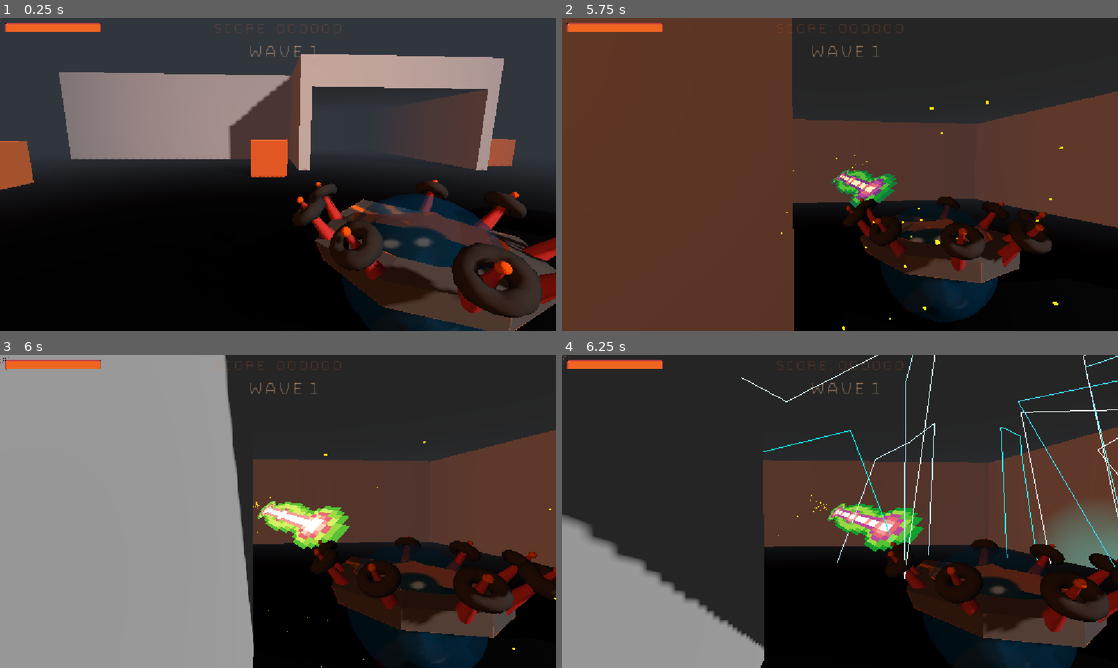
Above: before the commit, frames 1-4 (two rows, left to right).
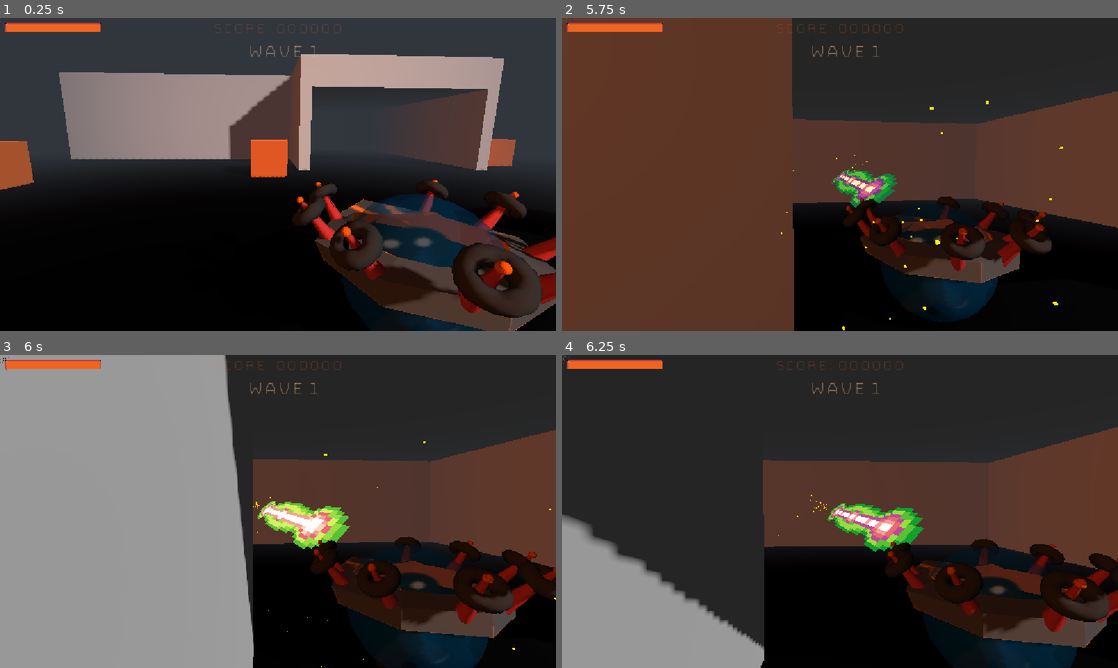
Above: after the commit, the same moments.

Repository: Gamkedo/terminus-2k28
Game: Godot game, scene res://Scenes - Levels/areaImmersive.tscn
Two runs of this game, one before a commit and one after it. Both use one fixed random seed, a clock stepped at 60 frames per second and the inputs below. This scene is started directly instead of the project's main scene.
Inputs (mouse positions are in pixels of both pictures, inside the frame that each line leads up to):
- Up to frame 1 (0.25 s): no input
- Up to frame 2 (5.75 s): move the mouse to (867, 174) at 0.52 s; press the mouse at (867, 174) at 0.53 s; hold W (walk_up) from 0.53 s (still down); move the mouse to (812, 174) at 1.27 s; release the mouse at (812, 174) at 1.28 s; click (812, 174) at 1.35 s; move the mouse to (851, 168) at 2.02 s; hold X (toggle_mouse_capture) 2.03-2.78 s; click (851, 168) at 2.3 s; move the mouse to (834, 180) at 2.77 s; tap 0 (weapon0) at 2.85 s; click (834, 180) at 3.05 s; move the mouse to (878, 177) at 3.52 s; hold 1 (weapon1) 3.53-4.28 s; click (878, 177) at 3.8 s; move the mouse to (795, 171) at 4.27 s; tap 2 (weapon2) at 4.35 s; click (795, 171) at 4.55 s; move the mouse to (845, 174) at 5.02 s; hold 3 (weapon3) from 5.03 s (still down); click (845, 174) at 5.3 s
- Up to frame 3 (6 s): move the mouse to (255, 505) at 5.77 s; release W (walk_up) at 5.78 s; release 3 (weapon3) at 5.78 s; hold D (walk_right) from 5.78 s (still down); tap 4 (weapon4) at 5.85 s
- Up to frame 4 (6.25 s): keep holding D (walk_right); click (817, 505) at 6.05 s

Frames 1-3 are identical in both runs. In frame 4, 3.0% of the frame differs, in the area x 32-100%, y 0-72%.

Commit message:
feat: lightning bolt pooling and faking lightning, removed particles

Diff:
--- a/Scenes - Objects/lightning_bolt.tscn
+++ b/Scenes - Objects/lightning_bolt.tscn
@@ -2,10 +2,18 @@
 
 [ext_resource type="Script" uid="uid://df7uqxych4mqb" path="res://Scripts/gameplay/projectiles/lightning_bolt.gd" id="1_62pvi"]
 [ext_resource type="Script" uid="uid://dk0t68rm77cxi" path="res://Scripts/gameplay/damage_component.gd" id="2_toacn"]
-[ext_resource type="PackedScene" uid="uid://bsgkbj2irnxuh" path="res://Scenes - Particles/lightning_particles_3d.tscn" id="3_ybqwe"]
 
 [sub_resource type="SphereShape3D" id="SphereShape3D_8jg5c"]
 radius = 3.5
+
+[sub_resource type="Gradient" id="Gradient_toacn"]
+colors = PackedColorArray(0.23529412, 1, 1, 0.60784316, 0, 0, 0.41568628, 0)
+
+[sub_resource type="GradientTexture2D" id="GradientTexture2D_ybqwe"]
+gradient = SubResource("Gradient_toacn")
+fill = 1
+fill_from = Vector2(0.5, 0.5)
+fill_to = Vector2(0.7, 0.93)
 
 [node name="Node3D" type="Area3D" unique_id=1676042793]
 collision_layer = 4
@@ -16,15 +24,13 @@
 [node name="CollisionShape3D" type="CollisionShape3D" parent="." unique_id=1132591130]
 shape = SubResource("SphereShape3D_8jg5c")
 
-[node name="Light" type="OmniLight3D" parent="." unique_id=980426912]
-light_color = Color(0, 1, 1, 1)
-shadow_enabled = true
-
 [node name="DamageComponent" type="Node" parent="." unique_id=1488326728]
 script = ExtResource("2_toacn")
 metadata/_custom_type_script = "uid://dk0t68rm77cxi"
 
-[node name="CPUParticles3D" parent="." unique_id=118062217 instance=ExtResource("3_ybqwe")]
+[node name="LightFake" type="Sprite3D" parent="." unique_id=2085980210]
+transform = Transform3D(10, 0, 0, 0, -4.371139e-07, -10, 0, 10, -4.371139e-07, 0, 0, 0)
+texture = SubResource("GradientTexture2D_ybqwe")
 
 [connection signal="area_entered" from="." to="." method="_on_area_entered"]
 [connection signal="area_exited" from="." to="." method="_on_area_exited"]
--- a/Scripts/gameplay/game_global.gd
+++ b/Scripts/gameplay/game_global.gd
@@ -18,3 +18,6 @@
 signal game_over
 signal final_score(score: int)
 signal enemy_killed
+
+func _ready() -> void:
+	LightningBolt.pregenerate_meshes()
--- a/Scripts/gameplay/projectiles/lightning_bolt.gd
+++ b/Scripts/gameplay/projectiles/lightning_bolt.gd
@@ -17,14 +17,36 @@
 
 @onready var damage_component := $DamageComponent
 
+#region Mesh Pool
+static var pregenerated_meshes_count: int = 25
+static var available_meshes_too_low_count: int = 5
+static var available_meshes: Array[MeshInstance3D]
+static var pregenerate_count: int = 0 # Debug
+static func pregenerate_meshes(count: int = pregenerated_meshes_count) -> void:
+	pregenerate_count += 1
+	for i in count:
+		var mesh_instance = MeshInstance3D.new()
+		mesh_instance.mesh = ImmediateMesh.new()
+		mesh_instance.top_level = true
+		mesh_instance.cast_shadow = GeometryInstance3D.SHADOW_CASTING_SETTING_OFF
+		available_meshes.push_back(mesh_instance)
+
+static func request_mesh() -> MeshInstance3D:
+	if available_meshes.size() < available_meshes_too_low_count: pregenerate_meshes(1)
+	var mesh: MeshInstance3D = available_meshes.pop_back()
+	mesh.mesh.clear_surfaces()
+	return mesh
+
+static func return_mesh(mesh: MeshInstance3D) -> void:
+	mesh.get_parent().remove_child(mesh) # Remove mesh from scene tree without freeing it
+	available_meshes.push_back(mesh)
+#endregion
+
 @onready var arc_material: ORMMaterial3D = ORMMaterial3D.new()
 var arc: MeshInstance3D
 func remake_arc(color = Color.AQUA) -> void:
-	if arc: arc.queue_free()
-	arc = MeshInstance3D.new()
-	arc.mesh = ImmediateMesh.new()
-	arc.top_level = true
-	arc.cast_shadow = GeometryInstance3D.SHADOW_CASTING_SETTING_OFF
+	if arc: return_mesh(arc) # always request a new mesh to re-initialize it
+	arc = request_mesh()
 	arc_material.shading_mode = BaseMaterial3D.SHADING_MODE_UNSHADED
 	arc_material.albedo_color = color
 
@@ -66,7 +88,8 @@
 	global_position = intended_position
 	var arc_point_count: int = arc_segment_count + randi_range(-arc_segment_vareity, arc_segment_vareity) + 2
 	var arc_range: float = (arc_height_max - arc_height_min)
-	arc_points.push_back(bolt_start_position())
+	arc_points.resize(arc_point_count + 1)
+	arc_points[0] = bolt_start_position()
 	for i in arc_point_count:
 		if 0 == i: continue
 		var arc_positional_ratio: float = float(i) / float(arc_point_count)
@@ -75,14 +98,19 @@
 			+ Vector3(0., arc_height_min - abs(0.5 - arc_positional_ratio) * arc_height_max * 0.5, 0.) # middle part of the arc is higher
 			+ Vector3.ONE * (randf() - 0.5) * 2. * arc_scatteredness * arc_range # and it's also a bit random
 		)
-		arc_points.push_back(pos)
-	arc_points.push_back(global_position)
+		arc_points[i] = pos
+	arc_points[arc_point_count] = global_position
 	remake_arc()
 
 @onready var time_left: float = lifetime_sec
 func _process(delta: float) -> void:
 	time_left -= delta
-	if 0. >= time_left: queue_free()
+	if 0. >= time_left:
+		return_mesh(arc)
+		queue_free()
+
+	# Handle light fake
+	$LightFake.scale = Vector3.ONE * clamp($LightFake.scale.x * randf(), 5., 15.) * time_left / lifetime_sec
 
 	# Handle damaging enemies
 	if not enemies_in_range.is_empty():
--- a/Scripts/gameplay/weapons/lightning_weapon.gd
+++ b/Scripts/gameplay/weapons/lightning_weapon.gd
@@ -2,16 +2,20 @@
 
 @export var min_projectiles: int = 5
 @export var max_projectiles: int = 10
+@export var ramp_up: float = 1.15
+@export var ramp_down: float = 5.
 @export_range(0.0, 100.) var spawn_range: float = 15.
 
 var bolts_to_shoot: int = 0
 func fire(_pos: Vector3, _rot: Vector3) -> void:
 	reload_time = fire_rate
-	bolts_to_shoot += randi_range(min_projectiles, max_projectiles)
+	bolts_to_shoot += round(randf_range(min_projectiles, max_projectiles) * ramp_up_multiplier)
+	ramp_up_multiplier += ramp_up
 
-
+var ramp_up_multiplier: float = 0.
 func _process(delta: float) -> void:
 	super(delta)
+	ramp_up_multiplier = max(ramp_up_multiplier - ramp_down * delta, 0.)
 	if 0 < bolts_to_shoot:
 		var projectile: LightningBolt = projectile_scene.instantiate() as LightningBolt
 		projectile.lightning_source = self
